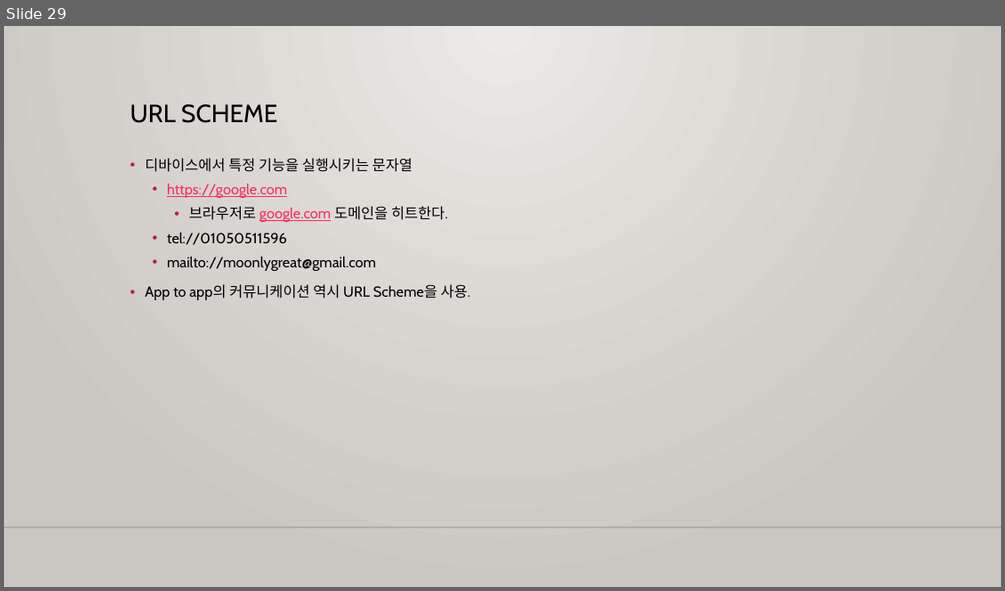
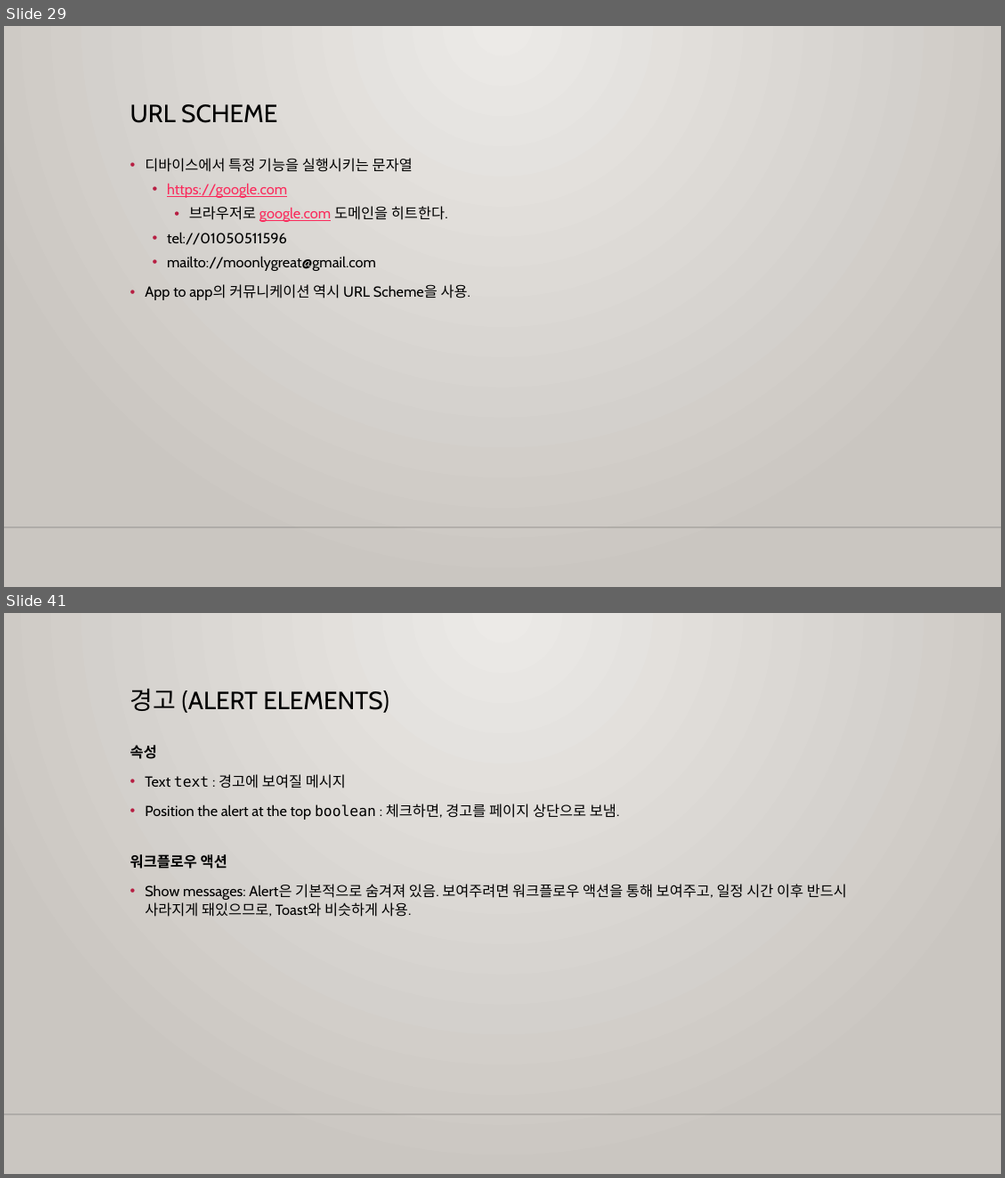
Before and after one commit to m00nlygreat/obsidian-vault, a slide deck: 노코드 엔지니어링/노코드 최강자 버블.pptx. Shown one above the other, each under a label of ours: slide 29 before the commit, slides 29 and 41 after it; the slides between them are not shown. The pictures are 1005x591 and 1005x1178 pixels, drawn with LibreOffice and Linux fonts; fonts in the diff are those of the drawing; background and template pictures are left out. Boxes give left, top, right and bottom in pixels: in the first picture for what was removed or moved away, otherwise in the second. Text is boxed around its words. In the diff, an @@ line names an element or a change of style, - is before the commit and + after.

```diff
--- a/노코드 엔지니어링/노코드 최강자 버블.pptx
+++ b/노코드 엔지니어링/노코드 최강자 버블.pptx
@@ slide 41 added at (x1=4, y1=613, x2=1001, y2=1174), background gradient #ECEAE7 to #CAC7C1; not listed: 1 template element that a slide beside it also shows @@
@@ title added at (x1=130, y1=689, x2=389, y2=713), 24 pt, text #000000 @@
+경고 (ALERT ELEMENTS)
@@ text added at (x1=130, y1=745, x2=847, y2=916), 14 pt, text #000000 @@
+속성
+• Text text : 경고에 보여질 메시지
+• Position the alert at the top boolean : 체크하면, 경고를 페이지 상단으로 보냄.
+워크플로우 액션
+• Show messages: Alert은 기본적으로 숨겨져 있음. 보여주려면 워크플로우 액션을 통해 보여주고, 일정 시간 이후 반드시 사라지게 돼있으므로, Toast와 비슷하게 사용.
```
Also in this commit, not shown: 14 other slides added, 1 other file.
